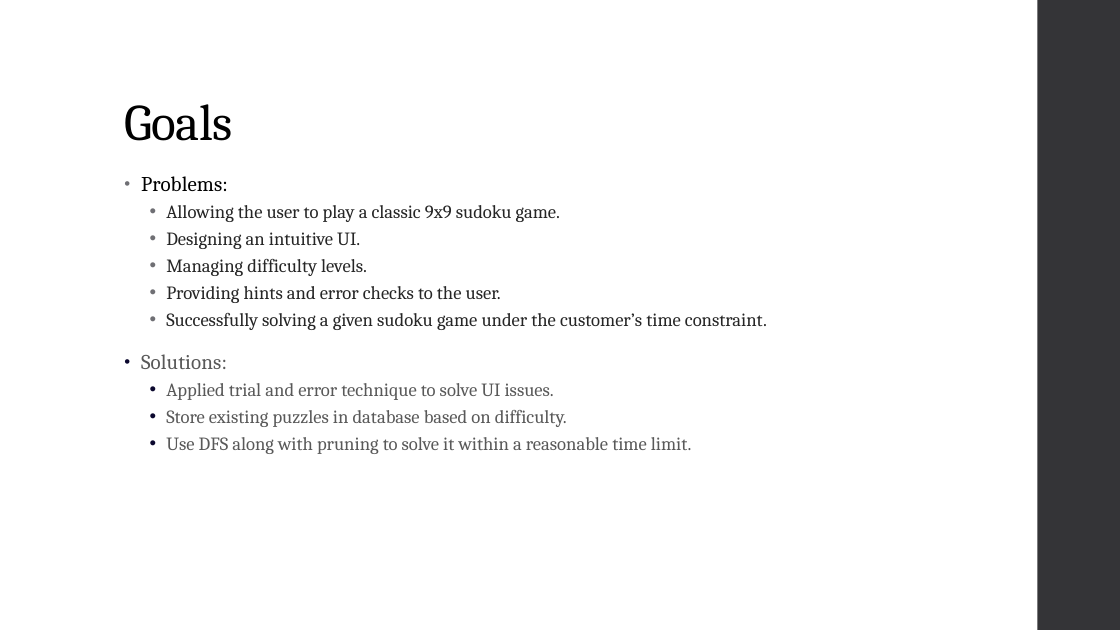
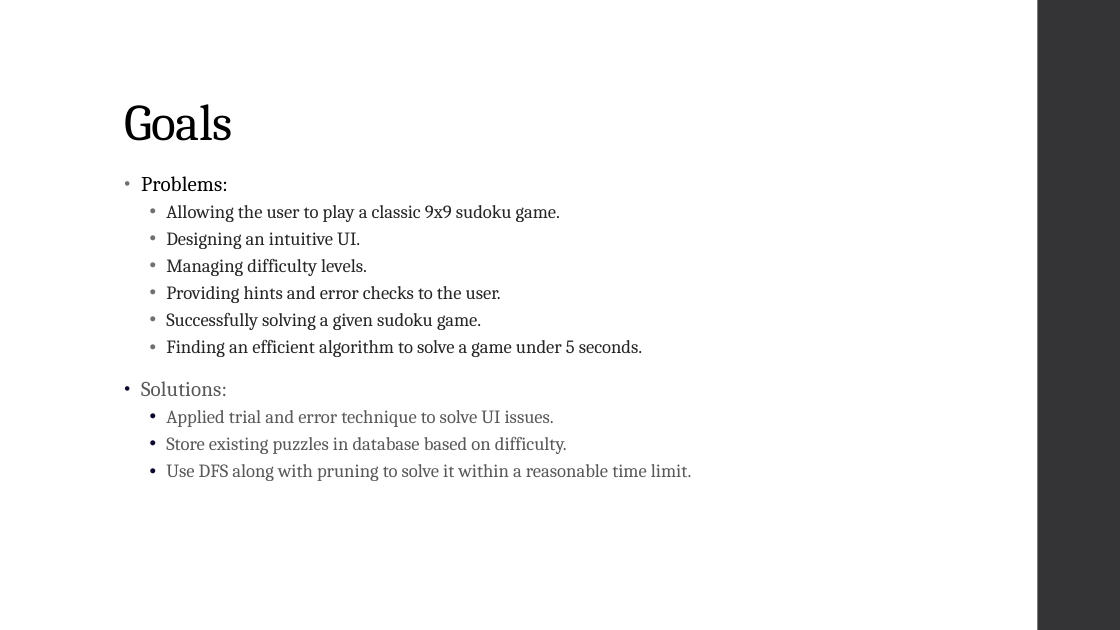
Before and after one commit to dakoval/Sudoku, a slide deck: slide 4 of Project Report/Final Project Report Presentation.pptx. Drawn at 1120x630 pixels with LibreOffice and Linux fonts; fonts in the diff are those of the drawing. Boxes give left, top, right and bottom in pixels: in the first picture for what was removed or moved away, otherwise in the second. Text is boxed around its words. In the diff, an @@ line names an element or a change of style, - is before the commit and + after.

```diff
--- a/Project Report/Final Project Report Presentation.pptx
+++ b/Project Report/Final Project Report Presentation.pptx
@@ text at <box>166,313,642,357</box>: text changed @@
-  • Successfully solving a given sudoku game under the customer’s time constraint.
+  • Successfully solving a given sudoku game.
+  • Finding an efficient algorithm to solve a game under 5 seconds.
```
Also in this commit, not shown: 9 other slides changed, 2 slides removed.
